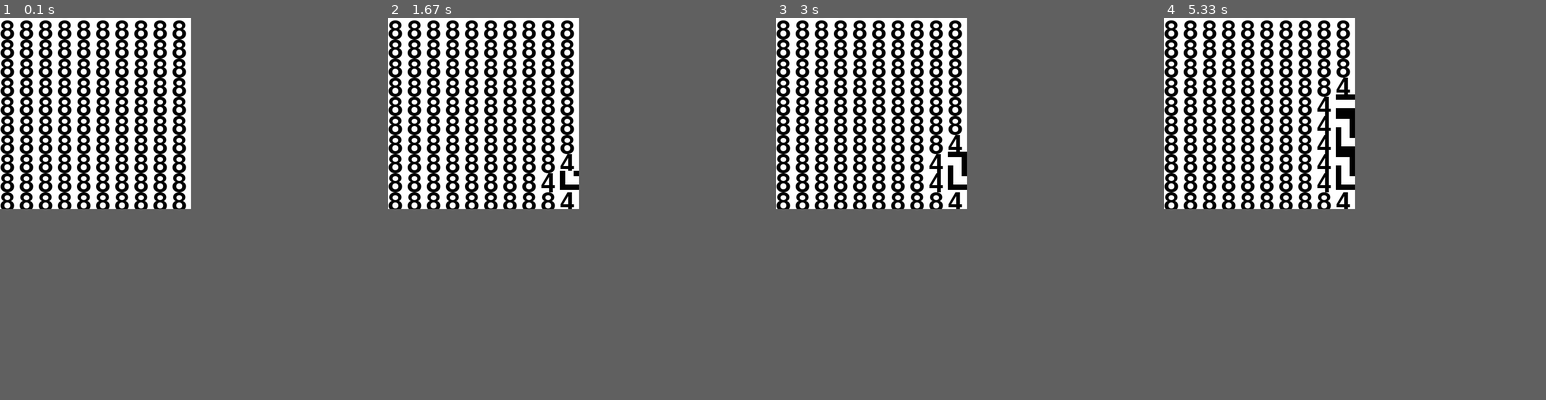
Above: before the commit, frames 1-4 (left to right).
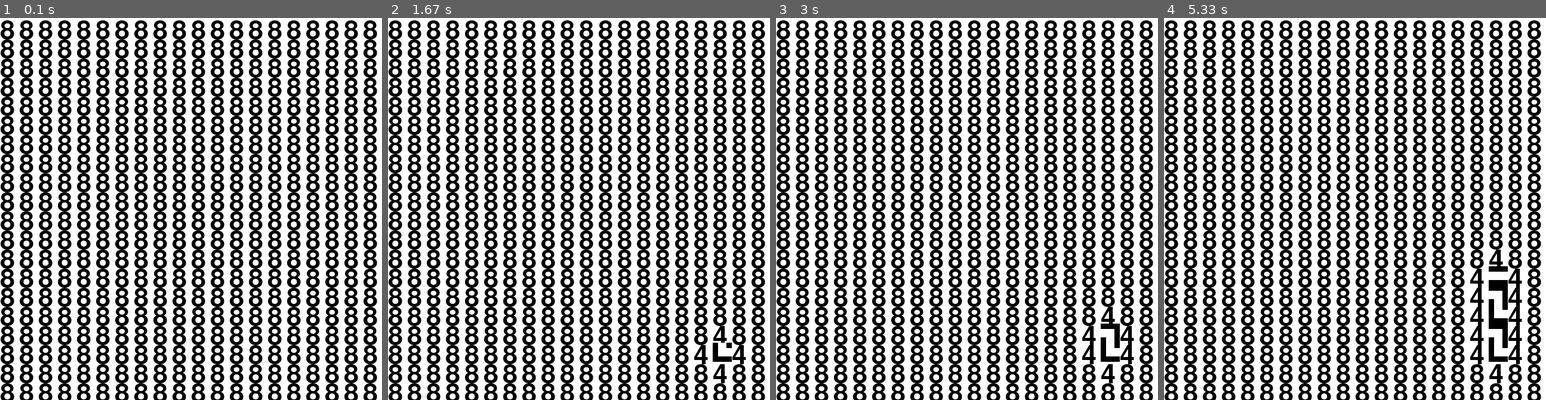
Above: after the commit, the same moments.

Repository: bobbarnes1981/PyGameWaveFunctionCollapse
Game: pygame game, started from wfc/__main__.py
Same seed, same stepped clock (60 frames per second), same inputs: the game is played once before the commit and once after it.
Inputs:
- Up to frame 1 (0.1 s): no input
- Up to frame 2 (1.67 s): no input
- Up to frame 3 (3 s): no input
- Up to frame 4 (5.33 s): no input
The window is 320x320 before the commit and 640x640 after it. Grey fills any space a smaller window leaves; there, only what the larger window draws over its background counts as a difference.

The runs differ from the first frame. In frame 1, 36% of the frame differs, in the area x 0-99%, y 0-100%; in frame 2, 36%; in frame 3, 36%; in frame 4, 37%.

Commit message:
Add screenshot

Diff:
--- a/wfc/solver.py
+++ b/wfc/solver.py
@@ -8,8 +8,8 @@
 
 TILE_WIDTH = 32
 TILE_HEIGHT = 32
-TILE_X = 10
-TILE_Y = 10
+TILE_X = 20
+TILE_Y = 20
 
 image_path = os.path.dirname(__file__)
 
Binary file added: Screenshot at 2023-03-14 17-25-24.png
